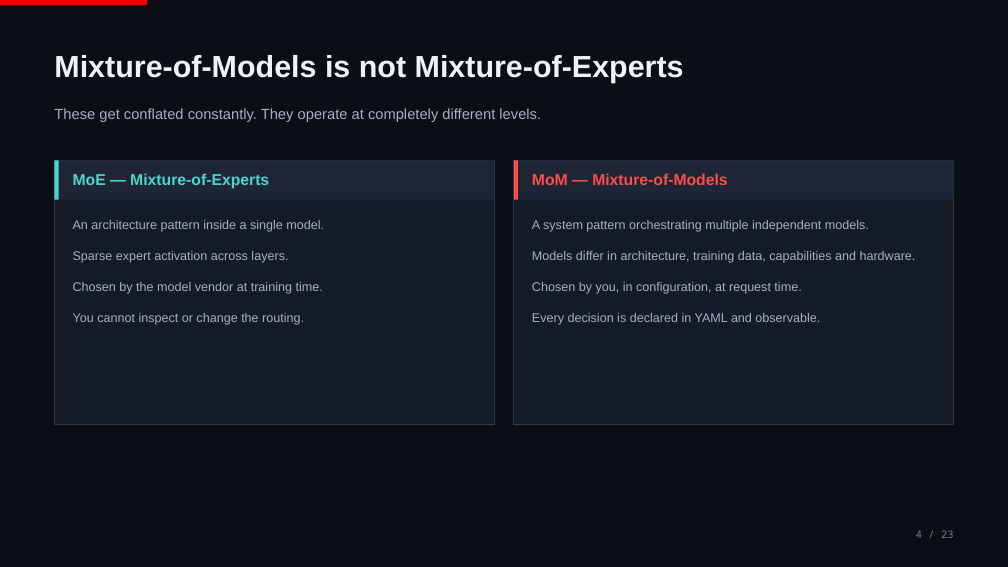
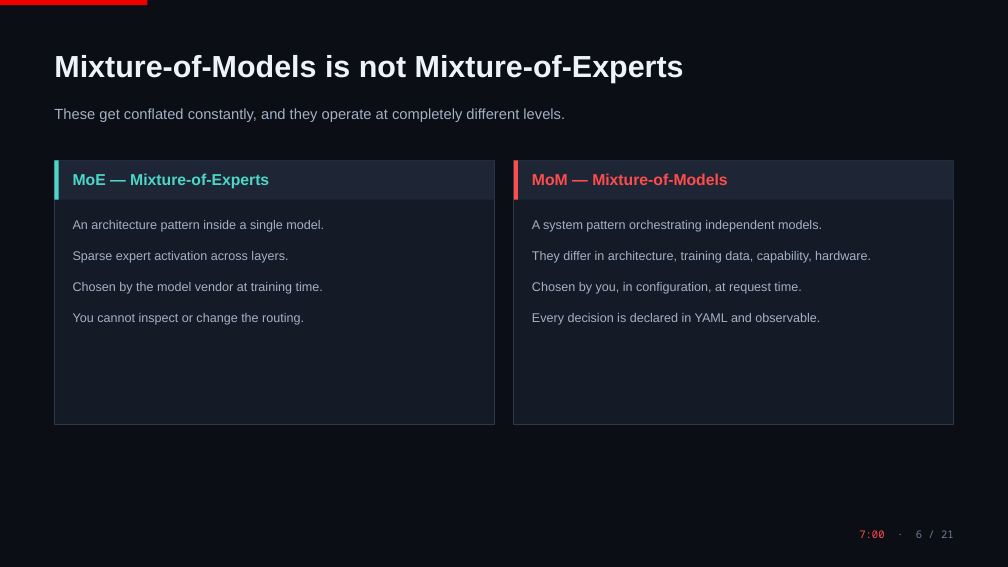
Before and after one commit to ritzshah/vllm-semantic-router-demo, a slide deck: slide 6 of docs/presentation/vLLM-Semantic-Router.pptx (slide 4 before the commit). Drawn at 1008x567 pixels with LibreOffice and Linux fonts; fonts in the diff are those of the drawing. Boxes give left, top, right and bottom in pixels: in the first picture for what was removed or moved away, otherwise in the second. Text is boxed around its words. In the diff, an @@ line names an element or a change of style, - is before the commit and + after.

```diff
--- a/docs/presentation/vLLM-Semantic-Router.pptx
+++ b/docs/presentation/vLLM-Semantic-Router.pptx
@@ text at [54, 108, 565, 122]: text changed @@
-These get conflated constantly. They operate at completely different levels.
+These get conflated constantly, and they operate at completely different levels.
@@ text at [532, 220, 871, 263]: text changed @@
-A system pattern orchestrating multiple independent models.
-Models differ in architecture, training data, capabilities and hardware.
+A system pattern orchestrating independent models.
+They differ in architecture, training data, capability, hardware.
@@ text at [859, 530, 954, 538]: text changed; text colour #6E7D96 to #FF4D4D @@
-4 / 23
+7:00 · 6 / 21
```
Also in this commit, not shown: 10 other slides changed, 10 slides added, 12 slides removed, 5 other files.
